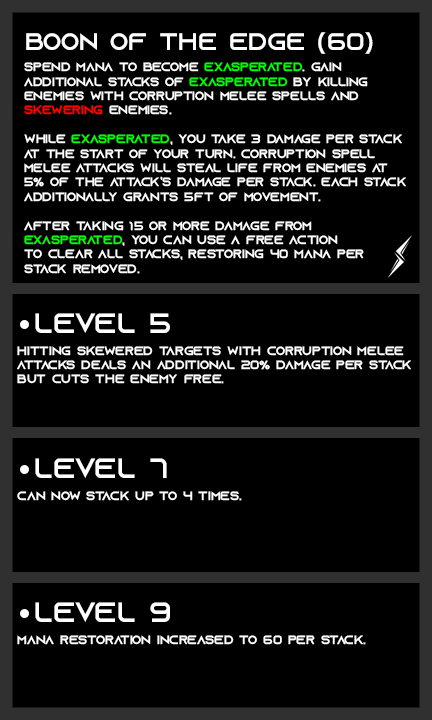
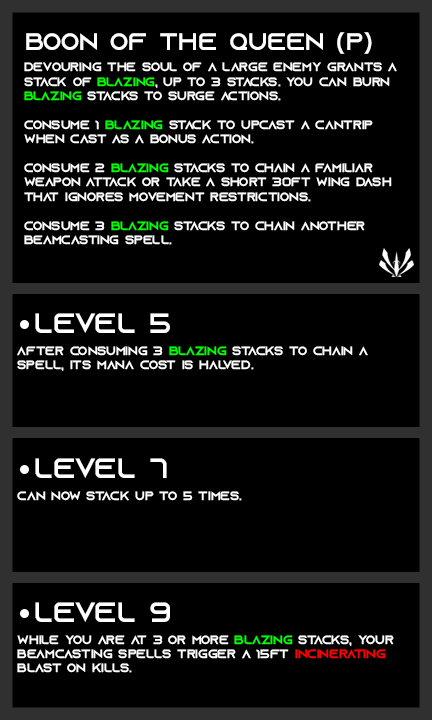
Comparing the layer stacks of the two w=432, h=720 images. Changes:
painted on "Name" over [230, 32, 373, 54]
painted on "Description" (2nd of 2, in "Description") over [24, 62, 406, 274]
hid group "Aleian" (3 layers) over [381, 235, 413, 278]
showed group "Castellan" (19 layers) over [379, 235, 414, 278]
added layer "Beamcasting" in group "Guardian" over [379, 248, 414, 277]
renamed "hitting skewered targets with corruption melee attacks deals an" to "after consuming 3 blazing stacks to chain a spell, its mana co", painted on it over [17, 346, 411, 384]
renamed "can now stack up to 4 times." to "can now stack up to 5 times.", painted on it over [183, 491, 193, 501]
renamed "mana restoration increased to 60 per stack." to "while you are at 3 or more blazing stacks, your beamcasting sp", painted on it over [17, 635, 394, 673]